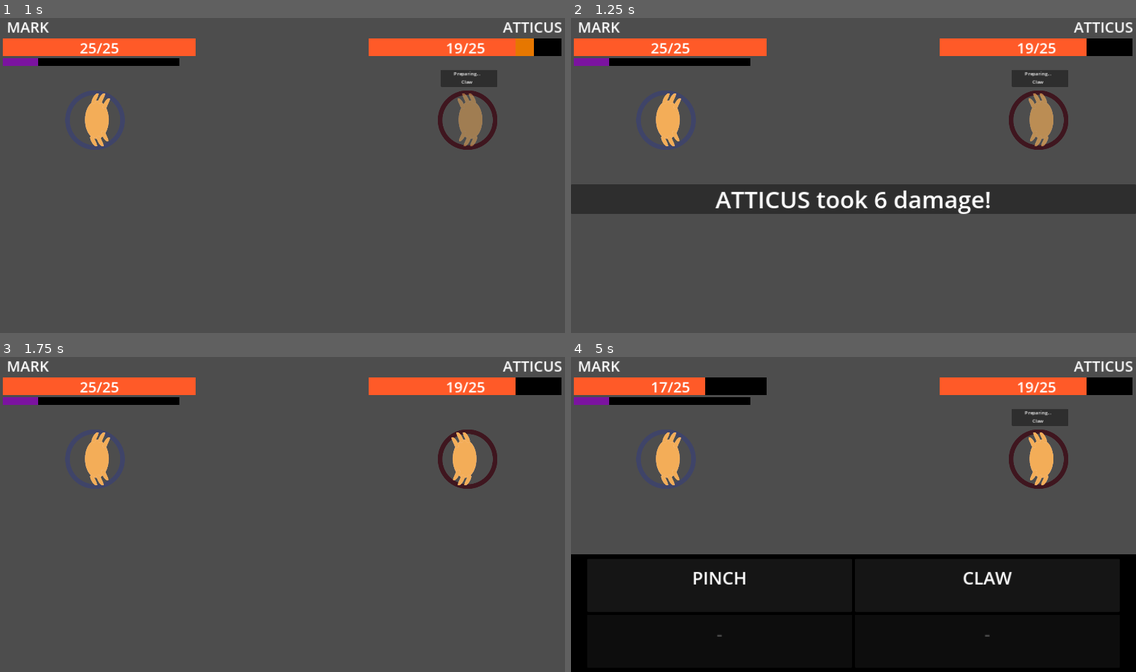
Above: before the commit, frames 1-4 (two rows, left to right).
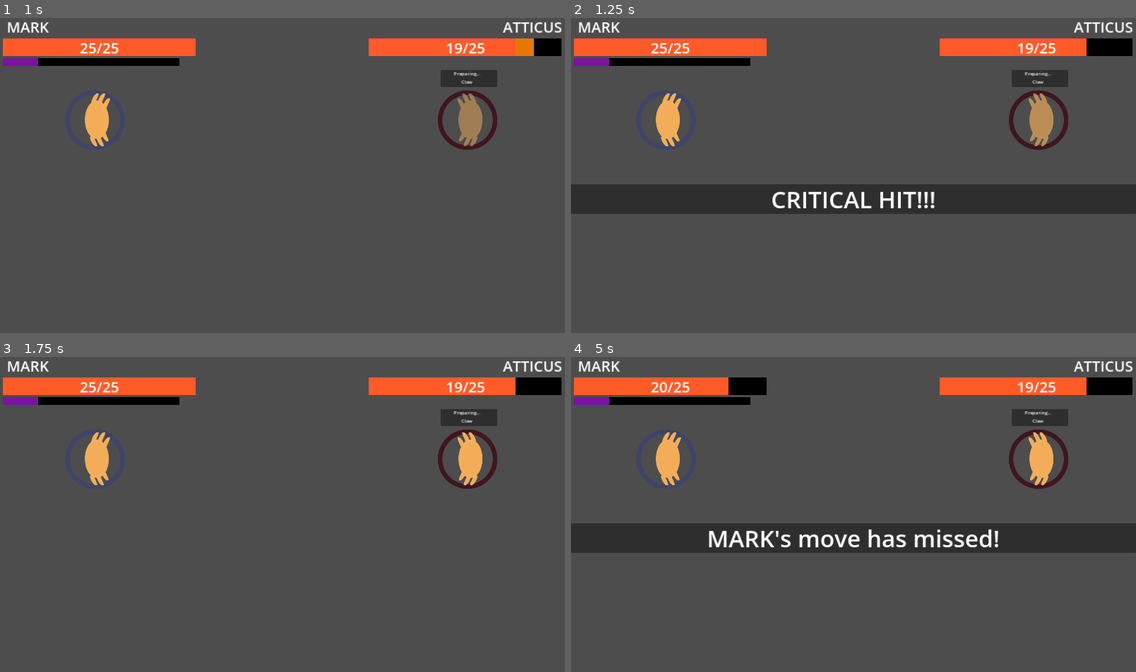
Above: after the commit, the same moments.

Repository: mathew-tran/theanajam24
Game: Godot game, scene res://Levels/Main.tscn
The game is run twice, just before and just after one commit, with the same random seed, the same clock (stepped at 60 frames per second) and the same inputs.
Inputs (mouse positions are in pixels of both pictures, inside the frame that each line leads up to):
- Up to frame 1 (1 s): click (146, 247) at 0.52 s
- Up to frame 2 (1.25 s): no input
- Up to frame 3 (1.75 s): move the mouse to (406, 498) at 1.27 s; click (406, 498) at 1.35 s
- Up to frame 4 (5 s): move the mouse to (740, 530) at 2.02 s; click (740, 530) at 2.1 s; click (717, 586) at 2.77 s; move the mouse to (910, 445) at 3.52 s; click (910, 445) at 3.6 s; click (717, 586) at 4.27 s

Frame 1 is identical in both runs. In frame 2, 1.5% of the frame differs, in the area x 25-75%, y 54-63%; in frame 3, 0.9%; in frame 4, 47%, in the area x 0-100%, y 6-100%.

Commit message:
exclaim when critical hit

Diff:
--- a/Scripts/DataStructures/CrabMoveAttack.gd
+++ b/Scripts/DataStructures/CrabMoveAttack.gd
@@ -9,8 +9,10 @@
 	var damage = Damage + randi() % (DamageBonus + 1)
 	var result = randi() % 100
 	if result < CritChance:
+
 		damage *= 1.5
-		damage = floor(damage)
+		damage = ceil(damage)
 		print("CRIT")
+		EventManager.InjectBattleLog.emit("CRITICAL HIT!!!")
 	target.Health.TakeDamage(damage)
 	EventManager.InjectBattleLog.emit(target.Name + " took " + str(damage) + " damage!")
